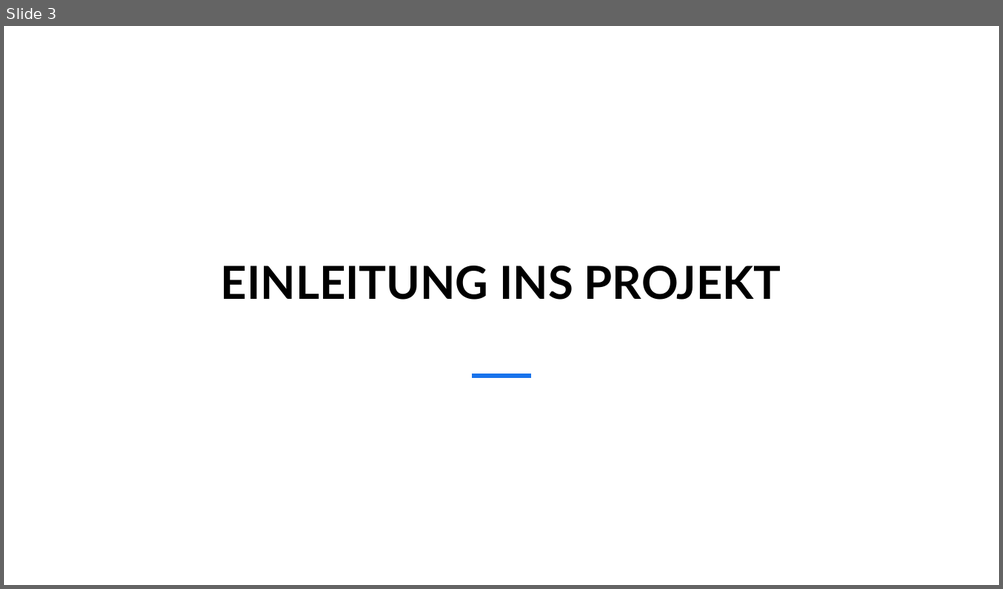
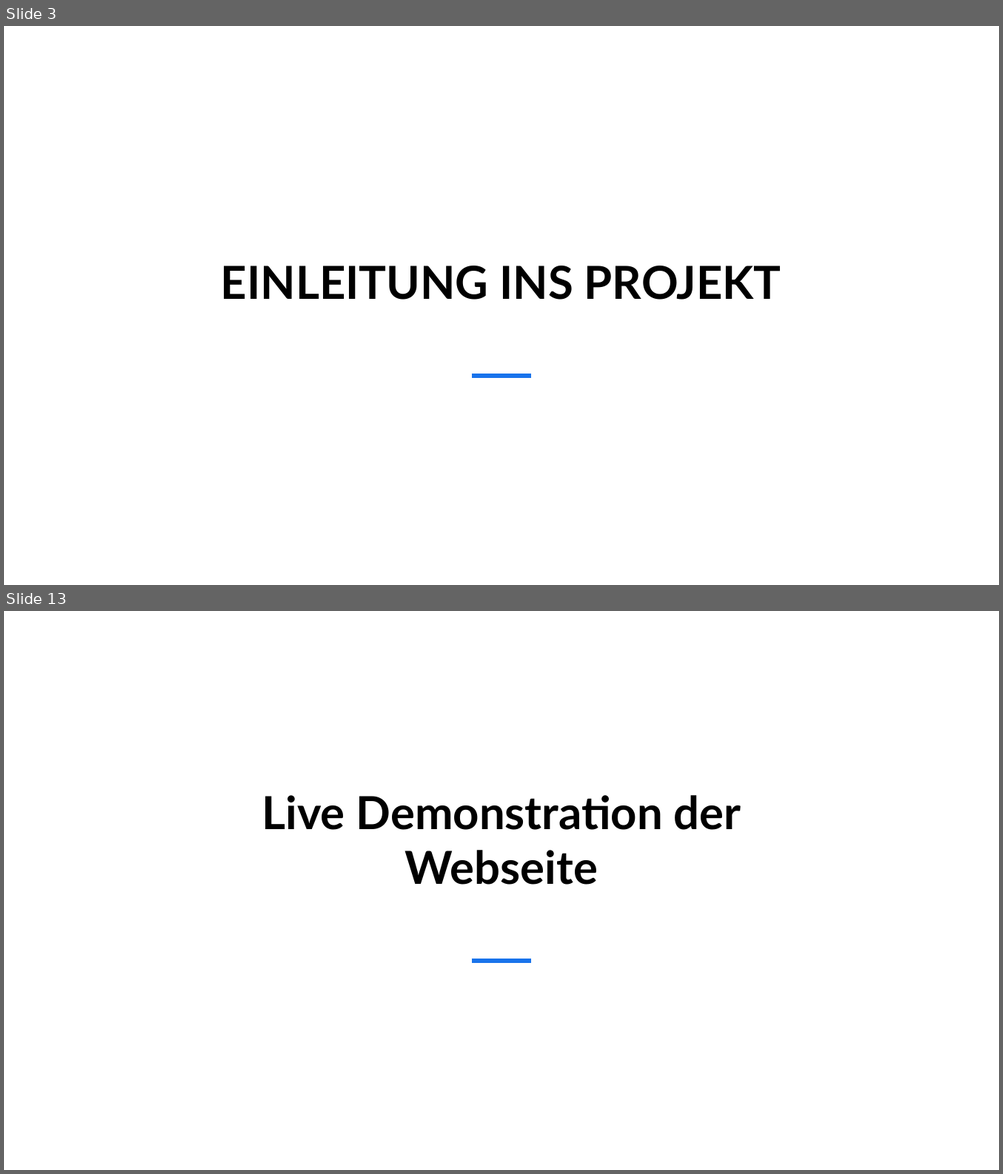
Before and after one commit to MasterLini/HomeSphere, a slide deck: Project-management/999. Abschlusspräsentation/Abschlusspräsentation 25.02.2025 HomeSphere.pptx. Shown one above the other, each under a label of ours: slide 3 before the commit, slides 3 and 13 after it; the slides between them are not shown. The pictures are 1003x589 and 1003x1174 pixels, drawn with LibreOffice and Linux fonts; fonts in the diff are those of the drawing; background and template pictures are left out. Boxes give left, top, right and bottom in pixels: in the first picture for what was removed or moved away, otherwise in the second. Text is boxed around its words. In the diff, an @@ line names an element or a change of style, - is before the commit and + after.

```diff
--- a/Project-management/999. Abschlusspräsentation/Abschlusspräsentation 25.02.2025 HomeSphere.pptx
+++ b/Project-management/999. Abschlusspräsentation/Abschlusspräsentation 25.02.2025 HomeSphere.pptx
@@ slide 13 added at [4, 611, 999, 1170], background picture (left out) @@
@@ title added at [262, 795, 741, 885], 44 pt, text #000000, bold @@
+Live Demonstration der Webseite
@@ line added from (472, 961) to (532, 961), #1973EB 4.5 pt @@
```
Also in this commit, not shown: 2 slides changed, 13 other slides added, 1 other file.
